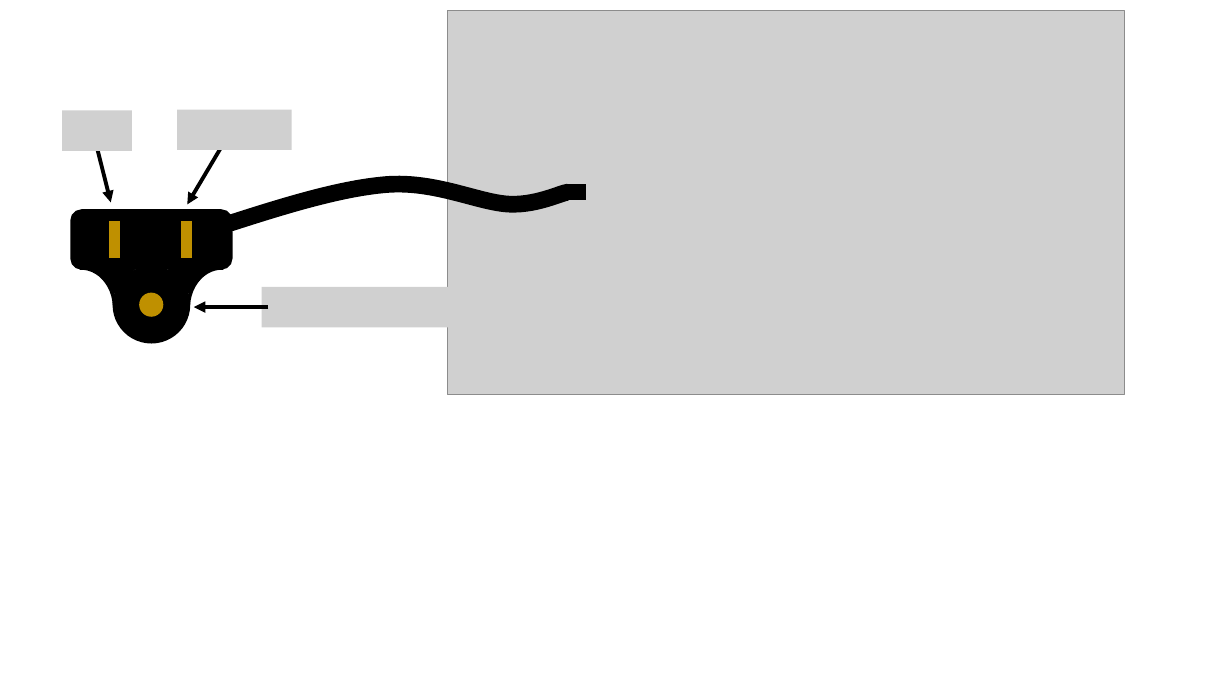
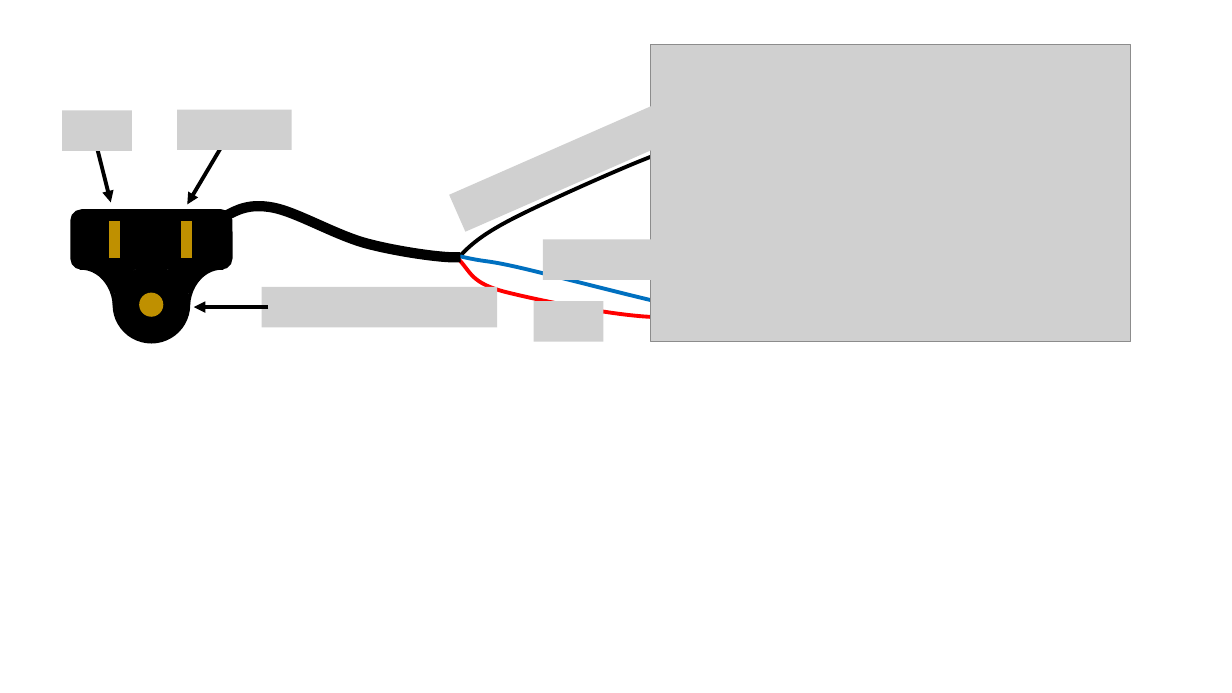
Before and after one commit to OSTP/PhysicsArtofModelling, a slide deck: slide 9 of tex/figures/Current/Figures.pptx. Drawn at 1232x693 pixels with LibreOffice and Linux fonts; fonts in the diff are those of the drawing; grey boxes stand for pictures. Boxes give left, top, right and bottom in pixels: in the first picture for what was removed or moved away, otherwise in the second. Text is boxed around its words. In the diff, an @@ line names an element or a change of style, - is before the commit and + after.

```diff
--- a/tex/figures/Current/Figures.pptx
+++ b/tex/figures/Current/Figures.pptx
@@ picture: place and size @@
-picture at box(447, 10, 1124, 394)
+picture at box(651, 44, 1131, 341)
@@ picture added at box(449, 100, 681, 232) @@
@@ freeform shape added at box(460, 146, 696, 256), outline #000000 3 pt @@
@@ freeform shape at box(225, 206, 460, 258): outline #000000 13 pt to #000000 8 pt; rotation 7 to 0 degrees; outline redrawn @@
@@ rectangle removed at box(569, 186, 585, 199) @@
@@ picture added at box(543, 239, 658, 280) @@
@@ freeform shape added at box(458, 259, 681, 317), outline #FF0000 3 pt @@
@@ freeform shape added at box(460, 256, 677, 305), outline #0070C0 3 pt @@
@@ picture added at box(534, 301, 604, 342) @@
```
Also in this commit, not shown: 31 other files.
